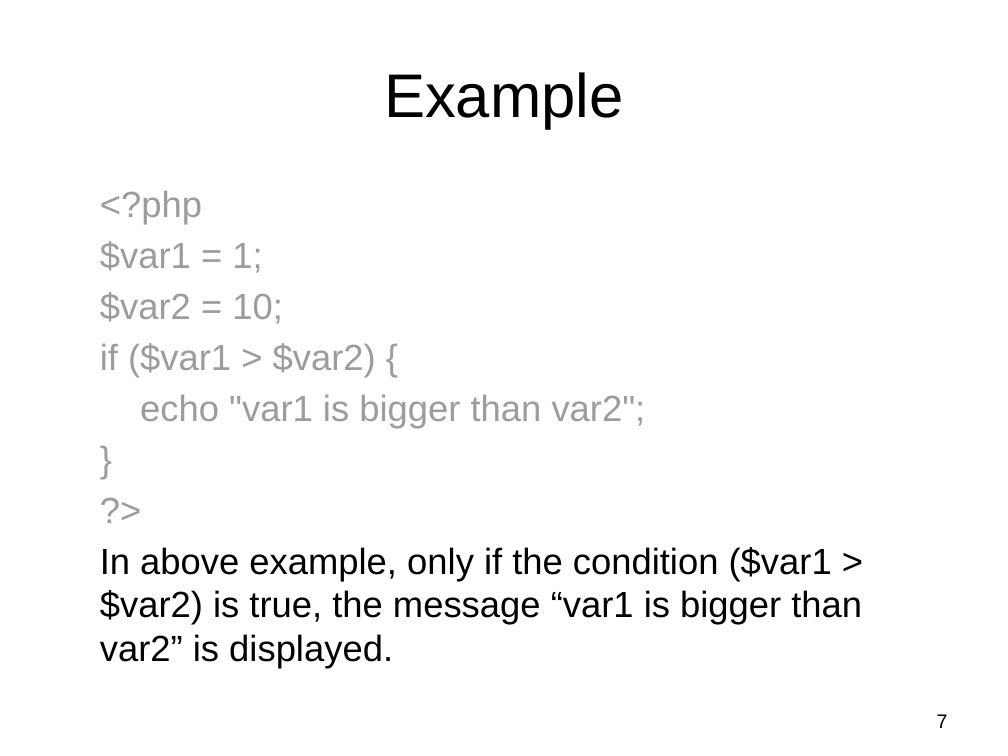
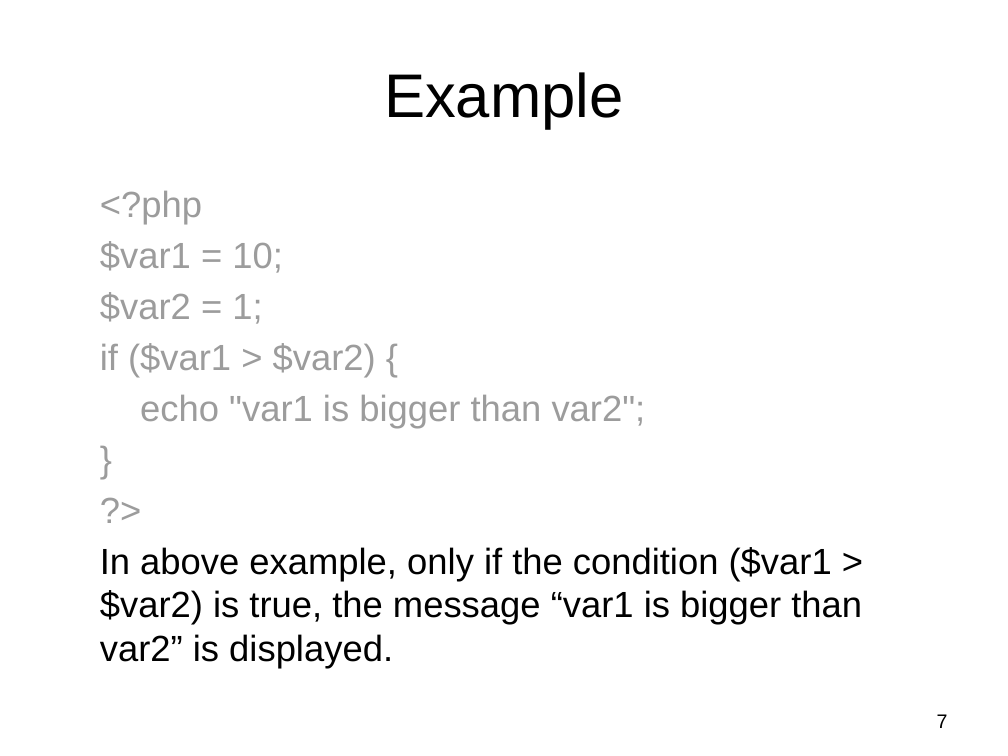
Before and after one commit to pingovn/pingo-webbasic-with-php, a slide deck: slide 7 of slides/Pingo - PHP Basics - Statements.pptx. Drawn at 1008x756 pixels with LibreOffice and Linux fonts; fonts in the diff are those of the drawing; background and template pictures are left out. Boxes give left, top, right and bottom in pixels: in the first picture for what was removed or moved away, otherwise in the second. Text is boxed around its words. In the diff, an @@ line names an element or a change of style, - is before the commit and + after.

```diff
--- a/slides/Pingo - PHP Basics - Statements.pptx
+++ b/slides/Pingo - PHP Basics - Statements.pptx
@@ text at bbox=[100, 241, 283, 324]: text changed @@
-  $var1 = 1;
-  $var2 = 10;
+  $var1 = 10;
+  $var2 = 1;
```
Also in this commit, not shown: 2 other slides changed, 2 other files.
